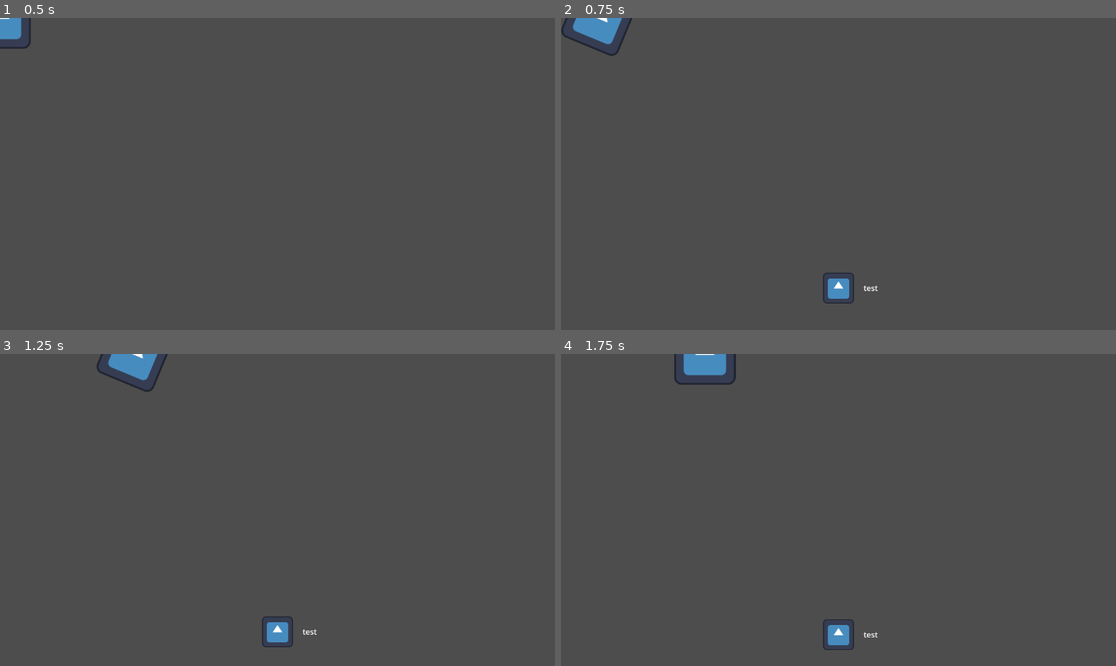
Above: before the commit, frames 1-4 (two rows, left to right).
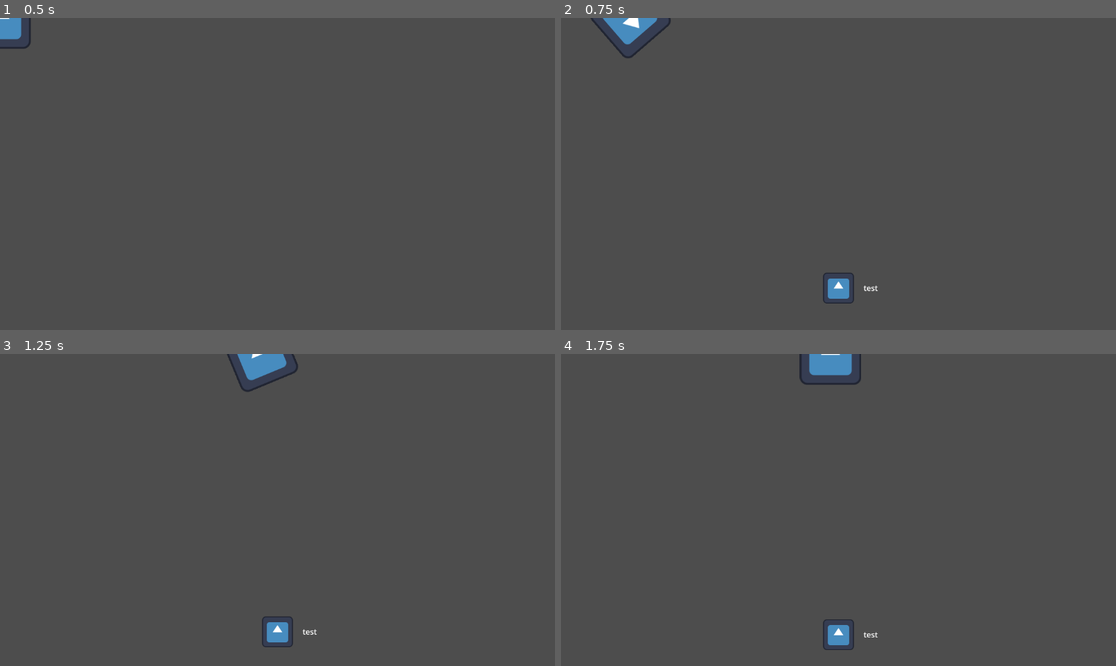
Above: after the commit, the same moments.

Repository: Tunagoksal/TeduJam26
Game: Godot game, scene res://scenes/character.tscn
Two runs of this game, one before a commit and one after it. Both use one fixed random seed, a clock stepped at 60 frames per second and the inputs below. This scene is started directly instead of the project's main scene. The engine's default icon, where the game draws it, is replaced by a stand-in: a white triangle on a blue panel in a dark square.
Inputs (mouse positions are in pixels of both pictures, inside the frame that each line leads up to):
- Up to frame 1 (0.5 s): no input
- Up to frame 2 (0.75 s): tap Enter at 0.5 s; move the mouse to (960, 158) at 0.52 s; hold Right (right) from 0.53 s (still down); tap Shift (roll) at 0.6 s; click (960, 158) at 0.67 s
- Up to frame 3 (1.25 s): keep holding Right (right)
- Up to frame 4 (1.75 s): release Right (right) at 1.25 s; drag from (727, 525) to (810, 572) at 1.27 s

Frame 1 is identical in both runs. In frame 2, 1.0% of the frame differs, in the area x 0-20%, y 0-13%; in frame 3, 1.4%; in frame 4, 1.4%, in the area x 20-55%, y 0-10%.

Commit message:
roll fix

Diff:
--- a/scripts/character.gd
+++ b/scripts/character.gd
@@ -49,9 +49,10 @@
 
 
 func handle_roll():
-	if Input.is_action_just_pressed("roll"):
+	if Input.is_action_just_pressed("roll") and _can_roll:
+		set_to_rolling()
+		velocity = facing_direction * roll_force + velocity
 		AchievementManager.unlock_achivement("test")
-		velocity = facing_direction * roll_force
 		_can_roll = false
 		timer.start()
 
